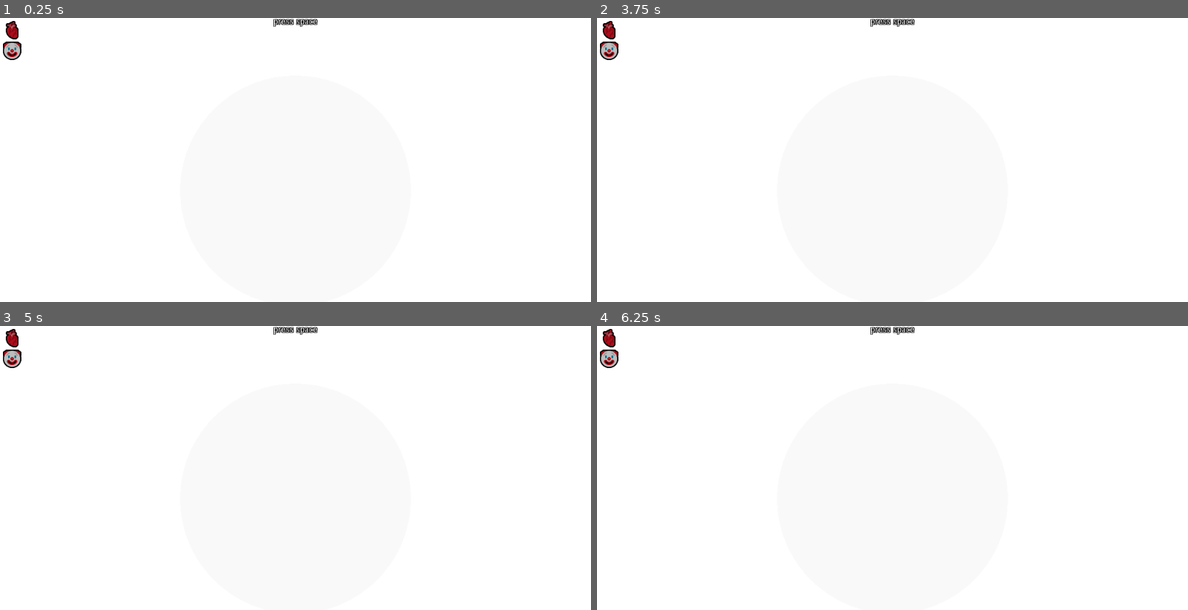
Above: before the commit, frames 1-4 (two rows, left to right).
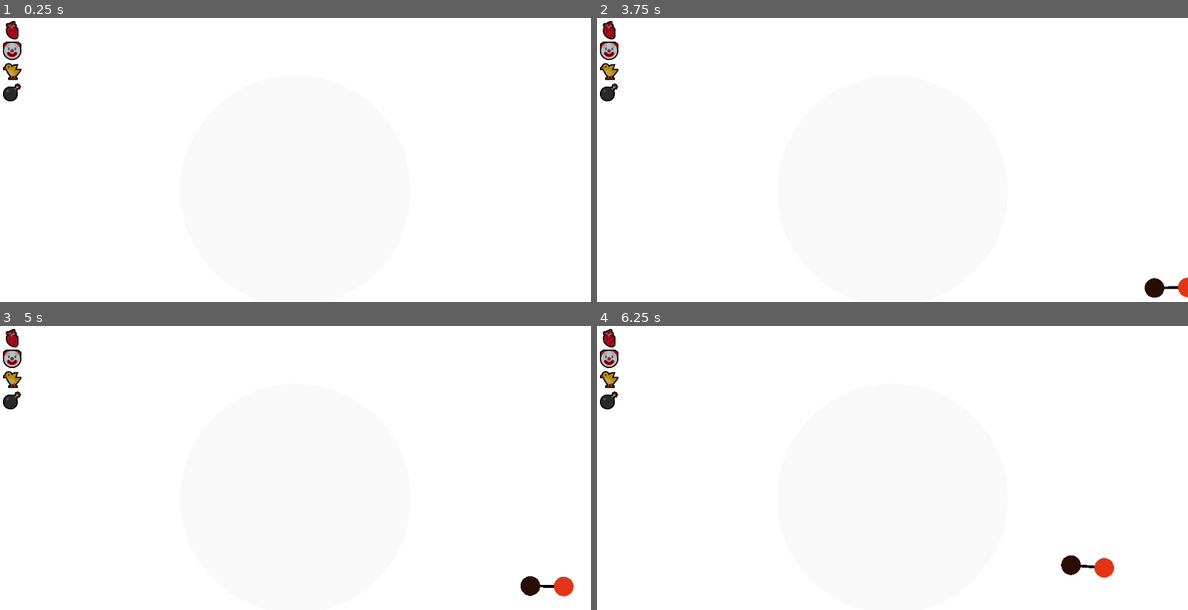
Above: after the commit, the same moments.

Repository: payload/naubino-godot
Game: Godot game, scene res://Game.tscn
Same seed, same stepped clock (60 frames per second), same inputs: the game is played once before the commit and once after it.
Inputs (mouse positions are in pixels of both pictures, inside the frame that each line leads up to):
- Up to frame 1 (0.25 s): no input
- Up to frame 2 (3.75 s): click (608, 29) at 0.52 s; click (608, 29) at 1.27 s; click (608, 52) at 2.02 s; click (608, 52) at 2.77 s; click (608, 71) at 3.52 s
- Up to frame 3 (5 s): click (11, 399) at 4.27 s
- Up to frame 4 (6.25 s): click (608, 337) at 5.02 s; click (608, 337) at 5.77 s

The runs differ from the first frame. In frame 1, 0.4% of the frame differs, in the area x 0-54%, y 0-30%; in frame 2, 0.8%; in frame 3, 0.8%; in frame 4, 0.8%, in the area x 0-88%, y 0-89%.

Commit message:
no space key, press the chicken to spawn

Diff:
--- a/Game.gd
+++ b/Game.gd
@@ -2,26 +2,25 @@
 
 var NaubScene = preload("res://Naub.tscn")
 
-func _unhandled_input(event):
-	if Input.is_action_just_pressed("spawn_random"):
-		# get_tree().paused = not get_tree().paused
+func spawn_some():
+	# get_tree().paused = not get_tree().paused
 
-		var naub1: Naub = NaubScene.instance()
-		var naub2: Naub = NaubScene.instance()
+	var naub1: Naub = NaubScene.instance()
+	var naub2: Naub = NaubScene.instance()
 
-		var radius_sum = naub1.radius + naub2.radius
-		var r = get_viewport_rect().size.x
-		var pos = Vector2(r / 2, 0).rotated(TAU * randf())
-		var off = Vector2(radius_sum * 1.7 / 2, 0).rotated(TAU * randf())
-		naub1.global_position = pos + off
-		naub2.global_position = pos - off
+	var radius_sum = naub1.radius + naub2.radius
+	var r = get_viewport_rect().size.x
+	var pos = Vector2(r / 2, 0).rotated(TAU * randf())
+	var off = Vector2(radius_sum * 1.7 / 2, 0).rotated(TAU * randf())
+	naub1.global_position = pos + off
+	naub2.global_position = pos - off
 
-		naub1.modulate = get_random_color()
-		naub2.modulate = get_random_color()
+	naub1.modulate = get_random_color()
+	naub2.modulate = get_random_color()
 
-		add_child(naub1)
-		add_child(naub2)
-		Global.emit_signal("naub_naub_contact", naub1, naub2)
+	add_child(naub1)
+	add_child(naub2)
+	Global.emit_signal("naub_naub_contact", naub1, naub2)
 
 
 func get_random_color() -> Color:
--- a/Game.tscn
+++ b/Game.tscn
@@ -45,6 +45,7 @@
 gravity = 0.0
 
 [node name="Circle" type="CollisionShape2D" parent="GravityCenter/Null"]
+visible = false
 shape = SubResource( 2 )
 
 [node name="Camera2D" type="Camera2D" parent="GravityCenter"]
@@ -58,3 +59,5 @@
 script = ExtResource( 4 )
 
 [node name="GameUI" parent="." instance=ExtResource( 1 )]
+
+[connection signal="spawn_some" from="GameUI" to="." method="spawn_some"]
--- /dev/null
+++ b/GameUI.gd
@@ -0,0 +1,18 @@
+extends CanvasLayer
+
+signal toggle_autospawn(enabled)
+signal toggle_emojis(enabled)
+signal spawn_some()
+signal clear()
+
+func _ready():
+	$VBoxContainer/AutospawnButton.connect("toggled", self, "_on_toggled", ["toggle_autospawn"])
+	$VBoxContainer/EmojiButton.connect("toggled", self, "_on_toggled", ["toggle_emojis"])
+	$VBoxContainer/SpawnButton.connect("pressed", self, "_on_pressed", ["spawn_some"])
+	$VBoxContainer/ClearButton.connect("pressed", self, "_on_pressed", ["clear"])
+
+func _on_toggled(enabled: bool, my_signal: String):
+	emit_signal(my_signal, enabled)
+
+func _on_pressed(my_signal: String):
+	emit_signal(my_signal)
--- a/GameUI.tscn
+++ b/GameUI.tscn
@@ -1,17 +1,13 @@
-[gd_scene load_steps=3 format=2]
+[gd_scene load_steps=6 format=2]
 
 [ext_resource path="res://ModulateButton.tscn" type="PackedScene" id=1]
 [ext_resource path="res://segoe-ui-emoji/clown-face.png" type="Texture" id=2]
+[ext_resource path="res://segoe-ui-emoji/baby-chick.png" type="Texture" id=3]
+[ext_resource path="res://segoe-ui-emoji/bomb.png" type="Texture" id=4]
+[ext_resource path="res://GameUI.gd" type="Script" id=5]
 
 [node name="GameUI" type="CanvasLayer"]
-
-[node name="press space" type="Label" parent="."]
-anchor_left = 0.5
-anchor_right = 0.5
-margin_left = -38.0
-margin_right = 38.0
-margin_bottom = 14.0
-text = "press space"
+script = ExtResource( 5 )
 
 [node name="VBoxContainer" type="VBoxContainer" parent="."]
 margin_left = 5.0
@@ -19,12 +15,26 @@
 margin_right = 88.0
 margin_bottom = 184.0
 
-[node name="ModulateButton" parent="VBoxContainer" instance=ExtResource( 1 )]
+[node name="AutospawnButton" parent="VBoxContainer" instance=ExtResource( 1 )]
 margin_right = 32.0
 margin_bottom = 32.0
 
-[node name="ModulateButton2" parent="VBoxContainer" instance=ExtResource( 1 )]
+[node name="EmojiButton" parent="VBoxContainer" instance=ExtResource( 1 )]
 margin_top = 36.0
 margin_right = 32.0
 margin_bottom = 68.0
 texture_normal = ExtResource( 2 )
+
+[node name="SpawnButton" parent="VBoxContainer" instance=ExtResource( 1 )]
+margin_top = 72.0
+margin_right = 32.0
+margin_bottom = 104.0
+toggle_mode = false
+texture_normal = ExtResource( 3 )
+
+[node name="ClearButton" parent="VBoxContainer" instance=ExtResource( 1 )]
+margin_top = 108.0
+margin_right = 32.0
+margin_bottom = 140.0
+toggle_mode = false
+texture_normal = ExtResource( 4 )
Binary file added: segoe-ui-emoji/baby-chick.png
Not shown, added: segoe-ui-emoji/baby-chick.png.import
Binary file added: segoe-ui-emoji/bomb.png
Not shown, added: segoe-ui-emoji/bomb.png.import
